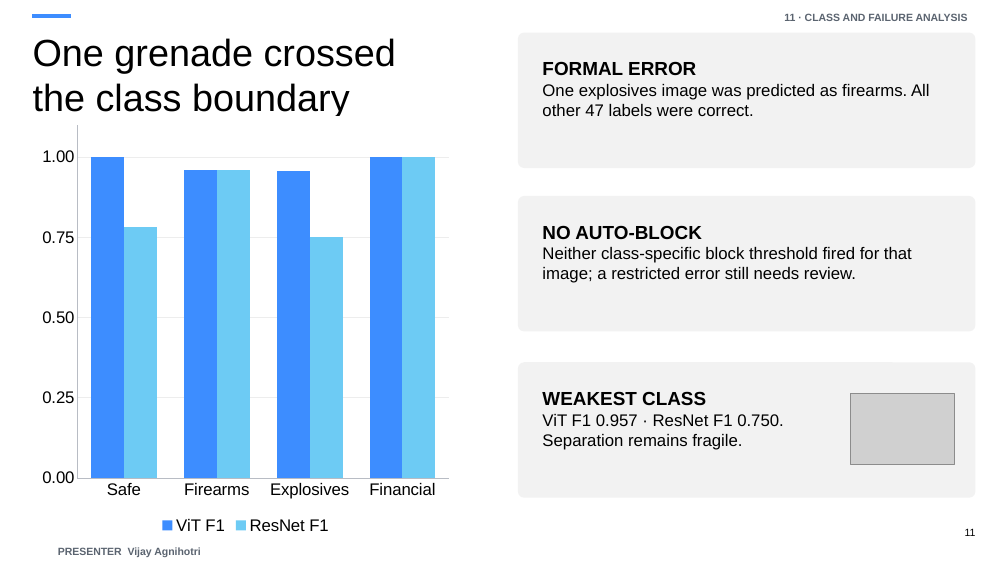
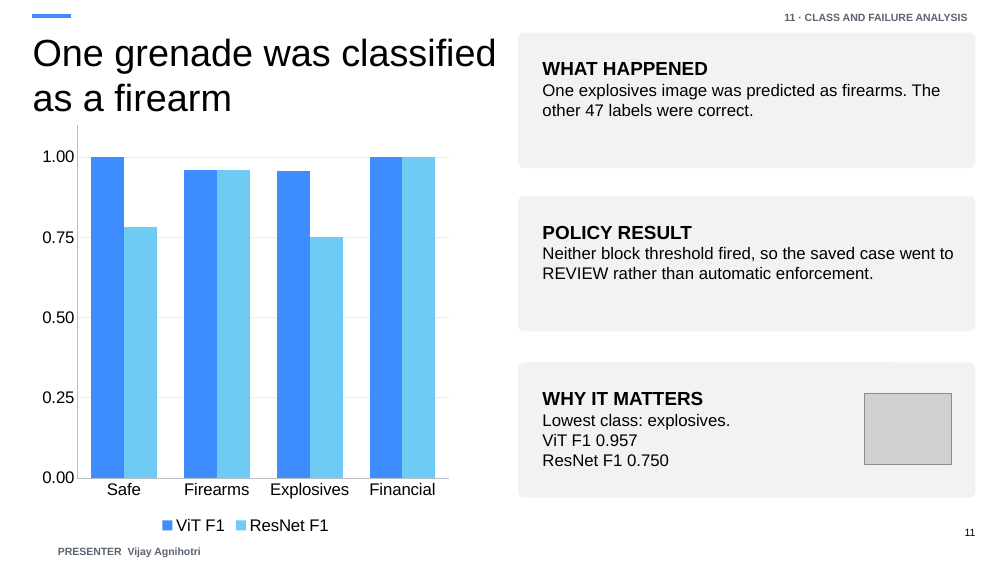
Before and after one commit to Swarnaditya-Maitra/MS_DSP_462_ComputerVision_ad-safety-moderation-pipeline, a slide deck: slide 11 of outputs/presentation/ad_safety_management_presentation.pptx. Drawn at 1008x567 pixels with LibreOffice and Linux fonts; fonts in the diff are those of the drawing; grey boxes stand for pictures. Boxes give left, top, right and bottom in pixels: in the first picture for what was removed or moved away, otherwise in the second. Text is boxed around its words. In the diff, an @@ line names an element or a change of style, - is before the commit and + after.

```diff
--- a/outputs/presentation/ad_safety_management_presentation.pptx
+++ b/outputs/presentation/ad_safety_management_presentation.pptx
@@ text at box(33, 38, 496, 112): text changed @@
-One grenade crossed
-the class boundary
+One grenade was classified
+as a firearm
@@ text at box(542, 62, 941, 116): text changed @@
-FORMAL ERROR
-One explosives image was predicted as firearms. All other 47 labels were correct.
+WHAT HAPPENED
+One explosives image was predicted as firearms. The other 47 labels were correct.
@@ text at box(542, 225, 954, 279): text changed @@
-NO AUTO-BLOCK
-Neither class-specific block threshold fired for that image; a restricted error still needs review.
+POLICY RESULT
+Neither block threshold fired, so the saved case went to REVIEW rather than automatic enforcement.
@@ text at box(542, 391, 731, 466): text changed @@
-WEAKEST CLASS
-ViT F1 0.957 · ResNet F1 0.750.
-Separation remains fragile.
+WHY IT MATTERS
+Lowest class: explosives.
+ViT F1 0.957
+ResNet F1 0.750
@@ picture: place and size @@
-picture at box(851, 394, 955, 465)
+picture at box(865, 394, 952, 465)
```
Also in this commit, not shown: 14 other slides changed, 39 other files.
